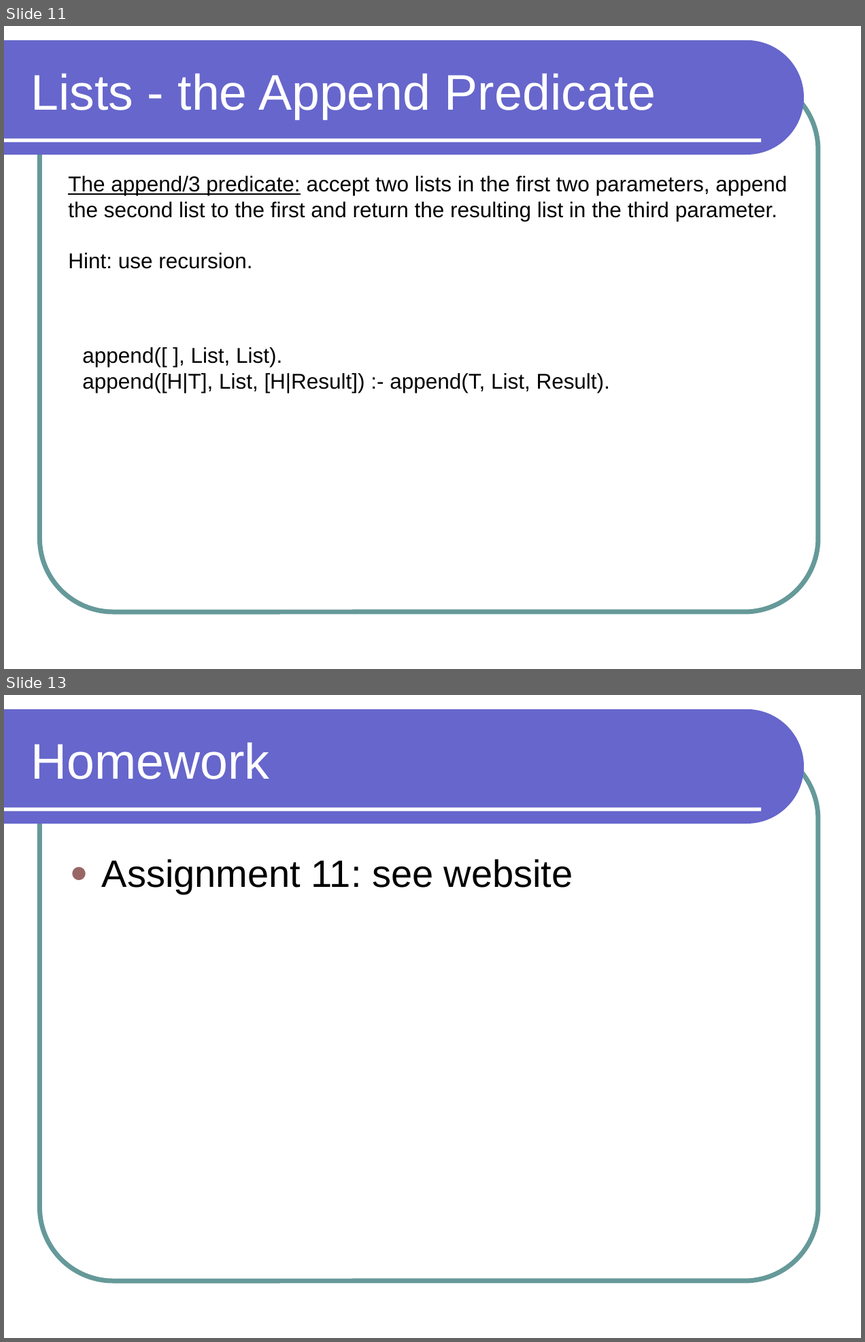
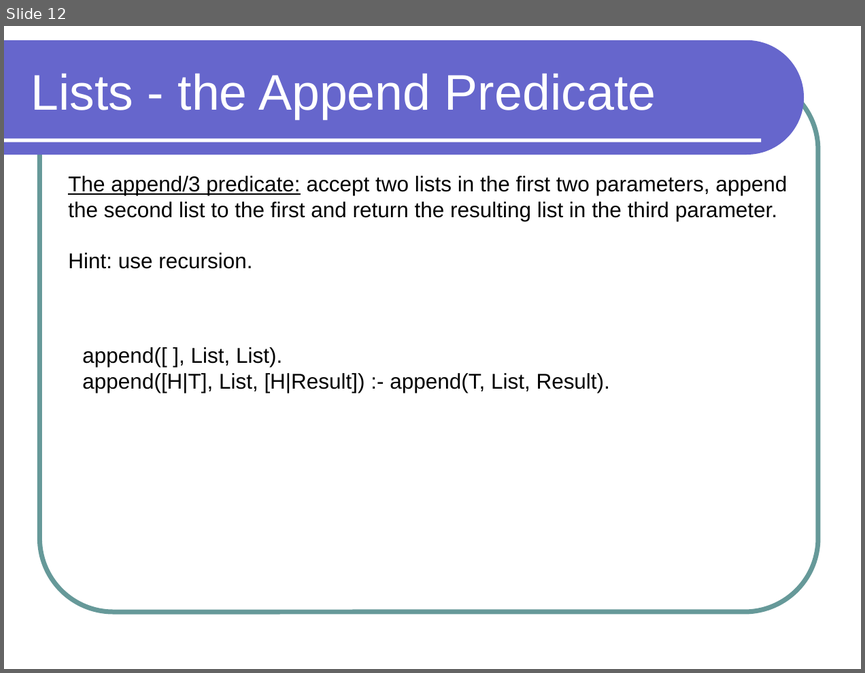
Before and after one commit to lutzhamel/CSC301, a slide deck: notes/csc301-ln021.ppt. Shown one above the other, each under a label of ours: slides 11 and 13 before the commit, slide 12 after it; the slides between them are not shown. The pictures are 865x1342 and 865x673 pixels, drawn with LibreOffice and Linux fonts; fonts in the diff are those of the drawing. Boxes give left, top, right and bottom in pixels: in the first picture for what was removed or moved away, otherwise in the second. Text is boxed around its words. In the diff, an @@ line names an element or a change of style, - is before the commit and + after.

```diff
--- a/notes/csc301-ln021.ppt
+++ b/notes/csc301-ln021.ppt
@@ slide 13 removed at <box>4,695,861,1338</box>, background #FFFFFF; not listed: 3 template elements that a slide beside it also shows @@
@@ title removed at <box>31,742,269,779</box> @@
-Homework
@@ text removed at <box>102,859,573,894</box> @@
-● Assignment 11: see website
@@ what was slide 11 is now slide 12 @@
```
Also in this commit, not shown: 2 slides changed, 1 slide added, 1 other file.
